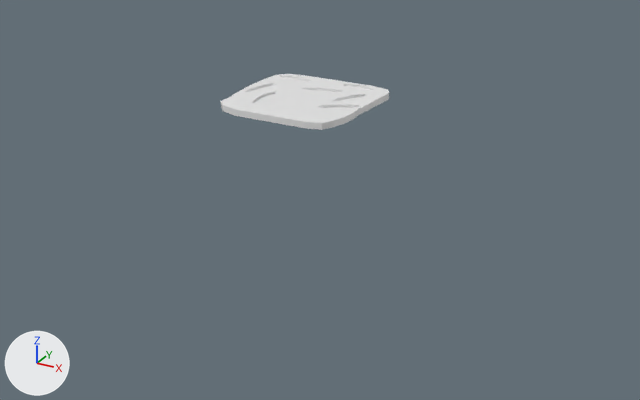
Renders of the FBX model Assets/Models/Water.fbx from each side of a commit.
Before and after are seen from a camera (50 mm lens) standing at (3.85, -12.92, 5.17) and looking at (-2.32, -1.7, -0.44). The lights are fixed; the arrows at lower left show +X, +Y and +Z.
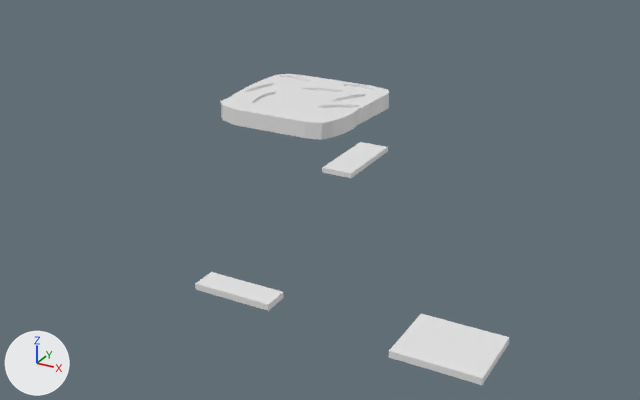
Changed parts and their boxes [x1, y1, x2, y2] in the pictures (640 x 400 px; the box of a moved part takes in the faces that stretch with it):
'Plane.017', reshaped (18% taller)
    before: [221, 74, 389, 130]
    after: [221, 74, 389, 140]
'Cube.143', added
    after: [389, 314, 510, 385]
'Cube.142', added
    after: [195, 272, 284, 311]
'Cube.144', added
    after: [322, 142, 388, 178]
part 1 of me_plane, moved or reshaped
    before: [221, 93, 389, 130]
    after: [221, 93, 389, 140]

The edits, one by one:
me_plane has 1199 vertices, 1095 faces and spans x -5.86..-3.14, y 0.29..2.94, z -0.09..0.04.
me_plane is used by ob_plane_017; location (0.0, 0.0, 0.0).
me_plane part 1: all 60 vertices in x -5.86..-3.14, y 0.29..2.94, z -0.09 are moved by (0.0, 0.0, -0.19).
Mesh me_cube_067 is new.
It is a box spanning x -0.508..0.508, y -0.426..0.426, z -0.035..0.047.
Mesh me_cube_035 is new.
It is a box spanning x -0.508..0.508, y -0.166..0.166, z -0.035..0.047.
Mesh me_cube_187 is new.
It is a box spanning x -0.256..0.256, y -0.675..0.675, z -0.035..0.047.
Object 'Cube.143' (ob_cube_143) is new; it shows me_cube_067.
Its location is (1.22, -5.31, 0.0).
Object 'Cube.142' (ob_cube_142) is new; it shows me_cube_035.
Its location is (-1.39, -5.37, 0.0).
Object 'Cube.144' (ob_cube_144) is new; it shows me_cube_187.
Its location is (-2.13, -0.84, -0.01).
